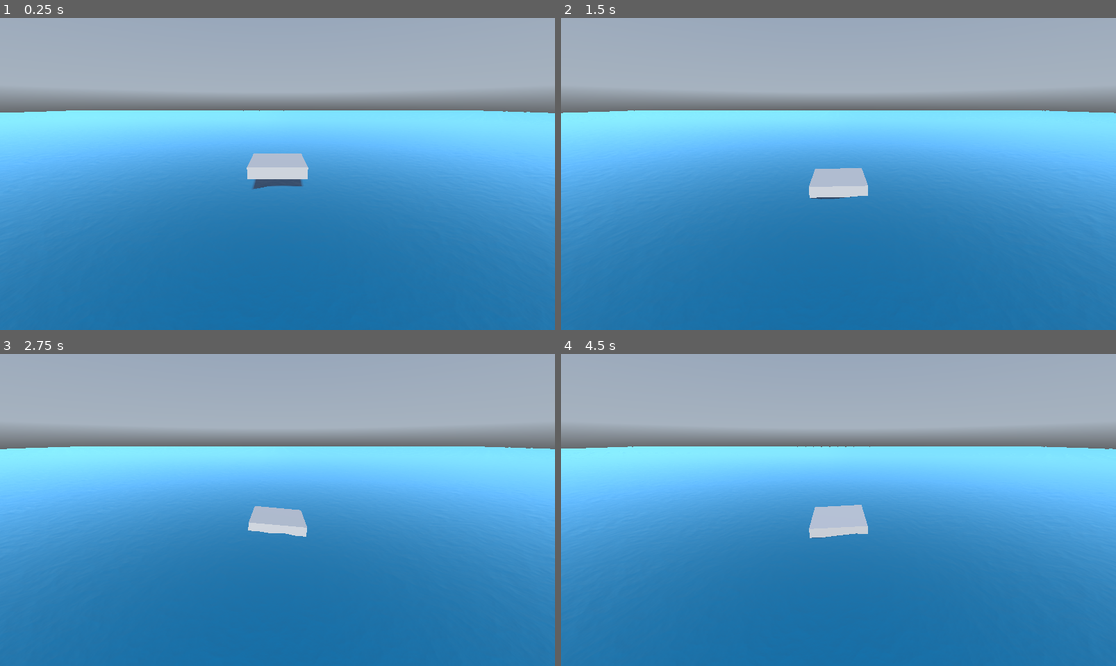
Above: before the commit, frames 1-4 (two rows, left to right).
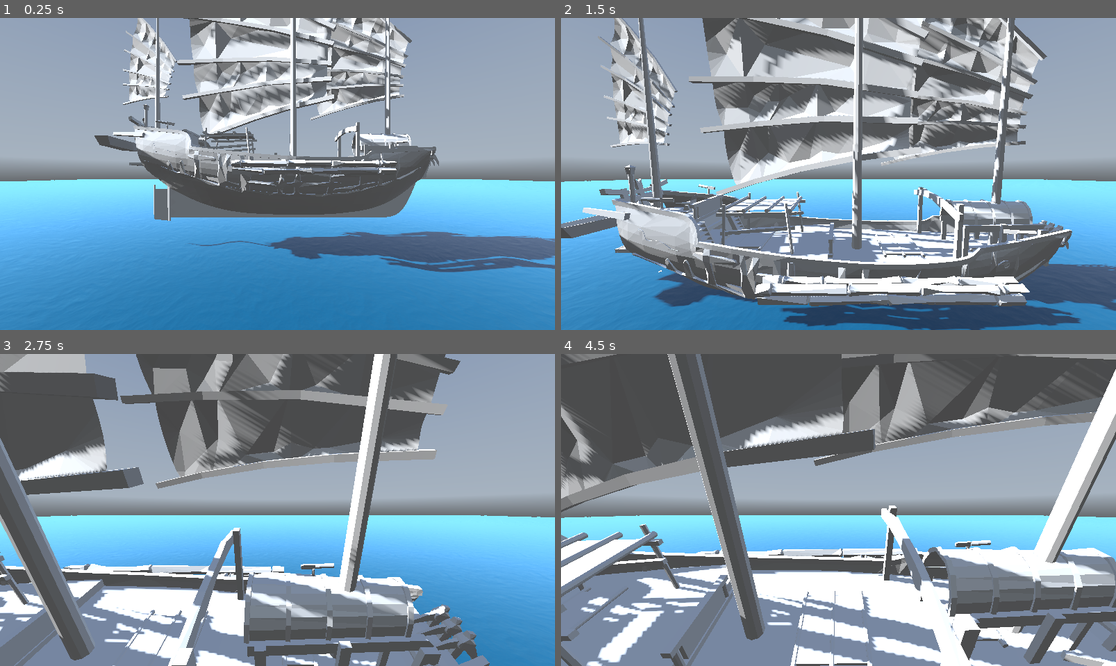
Above: after the commit, the same moments.

Repository: WCElijah/13DTG-GameDevelopment
Game: Godot game, scene res://scenes/main.tscn
Two runs of this game, one before a commit and one after it. Both use one fixed random seed, a clock stepped at 60 frames per second and the inputs below. A sky picture missing from this copy of the repository is replaced by a grey-blue gradient.
Inputs:
- Up to frame 1 (0.25 s): no input
- Up to frame 2 (1.5 s): tap Enter (ui_accept) at 0.5, 1.35 s; hold D (right, bound only after the commit) 0.53-1.28 s; hold Enter (ui_accept) 0.53-1.28 s; hold S (back, bound only after the commit) from 1.28 s (still down)
- Up to frame 3 (2.75 s): tap Enter (ui_accept) at 1.52, 1.82 s; release S (back, bound only after the commit) at 2.03 s; hold D (right, bound only after the commit) from 2.03 s (still down); hold Enter (ui_accept) from 2.03 s (still down)
- Up to frame 4 (4.5 s): release D (right, bound only after the commit) at 2.78 s; release Enter (ui_accept) at 2.78 s; hold W (forward, bound only after the commit) 2.78-3.53 s; tap Enter (ui_accept) at 2.85, 3.02, 3.32, 4.35 s; hold Enter (ui_accept) 3.53-4.28 s; hold A (left, bound only after the commit) from 3.53 s (still down)

The runs differ from the first frame. In frame 1, 66% of the frame differs, in the area x 0-100%, y 0-98%; in frame 2, 82%; in frame 3, 89%; in frame 4, 98%, in the area x 0-100%, y 0-100%.

Commit message:
migration to a characterbody3d

Diff:
--- a/Scripts/cube.gd
+++ b/Scripts/cube.gd
@@ -9,6 +9,9 @@
 @onready var probes = $ProbeContainer.get_children()
 var submerged := false
 
+@export var move_speed: float = 20.0
+@export var max_velocity: float = 10.0
+
 
 func _physics_process(delta: float) -> void:
 	submerged = false
@@ -18,8 +21,33 @@
 			submerged = true
 			apply_force(Vector3.UP * float_force * gravity * depth, probe.global_position - global_position)
 
+	# We create a local variable to store the input direction.
+
 
 func _integrate_forces(state: PhysicsDirectBodyState3D) -> void:
 	if submerged:
 		state.linear_velocity *= 1 - water_drag
 		state.angular_velocity *= 1 - water_angular_drag
+
+	# 1. Get input direction from the keyboard/controller
+	var input_dir := Input.get_vector("left", "right", "forward", "back")
+
+	# 2. Convert input to a 3D movement vector (X and Z axis)
+	var direction := Vector3(input_dir.x, 0, input_dir.y).normalized()
+
+	# 3. Calculate target force vector
+	var target_force := direction * move_speed
+
+	# 4. Apply the central force to move the body
+	apply_central_force(target_force)
+
+	# 5. Clamp velocity so the physics body doesn't accelerate infinitely
+	limit_horizontal_velocity()
+
+func limit_horizontal_velocity() -> void:
+	var horizontal_vel := Vector3(linear_velocity.x, 0, linear_velocity.z)
+
+	if horizontal_vel.length() > max_velocity:
+		horizontal_vel = horizontal_vel.normalized() * max_velocity
+		# Reassign velocity while maintaining any falling/jumping Y velocity
+		linear_velocity = Vector3(horizontal_vel.x, linear_velocity.y, horizontal_vel.z)
--- /dev/null
+++ b/Scripts/main.gd
@@ -0,0 +1,20 @@
+extends Node3D
+
+var cameras: Array
+
+func _ready() -> void:
+	cameras = get_tree().get_nodes_in_group("cameras")
+	cameras[0].current = true
+
+
+func _input(event: InputEvent) -> void:
+	if event.is_action_pressed("ui_accept"):
+		print('pressed')
+		print(cameras)
+		for i in range(len(cameras)):
+			if cameras[i].current == true:
+				cameras[i].current == false
+				if i  == len(cameras) - 1:
+					cameras[-1].current == true
+				else:
+					cameras[i+1].current == true
--- /dev/null
+++ b/Scripts/model_ship.gd
@@ -0,0 +1,68 @@
+extends CharacterBody3D
+
+
+const SPEED = 5.0
+const JUMP_VELOCITY = 4.5
+
+@export var float_force := 1.0
+@export var water_drag := 0.05
+@export var water_angular_drag := 0.05
+@export var buoyancy_damping := 8.0
+
+@onready var gravity: float = ProjectSettings.get_setting("physics/3d/default_gravity")
+@onready var water = self.get_parent().get_child(0)
+
+@onready var probes = $ProbeContainer.get_children()
+
+var submerged := false
+
+func _physics_process(delta: float) -> void:
+	submerged = false
+	var buoyancy := 0.0
+	var normal := Vector3.ZERO
+
+	for probe in probes:
+		var water_height = water.get_height(probe.global_position)
+		var depth = water_height - probe.global_position.y
+
+		if depth > 0.0:
+			submerged = true
+
+			# upward force
+			buoyancy += depth * float_force
+
+			# used for tilt approximation
+			normal += Vector3.UP
+
+	if submerged:
+		velocity.y += (buoyancy - velocity.y * buoyancy_damping) * delta
+
+		# drag in water
+		velocity.x *= 1.0 - water_drag * delta
+		velocity.z *= 1.0 - water_drag * delta
+
+		# extra damping for smooth floating
+		velocity.y *= 1.0 - water_drag * 0.5 * delta
+	else:
+		# gravity when NOT in water
+		if not is_on_floor():
+			velocity.y -= gravity * delta
+
+
+	# Get the input direction and handle the movement/deceleration.
+	# As good practice, you should replace UI actions with custom gameplay actions.
+	var input_dir := Input.get_vector("left", "right", "forward", "back")
+	var direction := (transform.basis * Vector3(input_dir.x, 0, input_dir.y)).normalized()
+	if direction:
+		velocity.x = direction.x * SPEED
+		velocity.z = direction.z * SPEED
+	else:
+		velocity.x = move_toward(velocity.x, 0, SPEED)
+		velocity.z = move_toward(velocity.z, 0, SPEED)
+
+	if submerged:
+		# slowly level the body when in water
+		rotation.x = lerp_angle(rotation.x, 0.0, 2.0 * delta)
+		rotation.z = lerp_angle(rotation.z, 0.0, 2.0 * delta)
+
+	move_and_slide()
--- a/project.godot
+++ b/project.godot
@@ -15,6 +15,37 @@
 config/features=PackedStringArray("4.6", "Forward Plus")
 config/icon="res://icon.svg"
 
+[global_group]
+
+cameras=""
+
+[input]
+
+forward={
+"deadzone": 0.2,
+"events": [Object(InputEventKey,"resource_local_to_scene":false,"resource_name":"","device":-1,"window_id":0,"alt_pressed":false,"shift_pressed":false,"ctrl_pressed":false,"meta_pressed":false,"pressed":false,"keycode":0,"physical_keycode":87,"key_label":0,"unicode":119,"location":0,"echo":false,"script":null)
+, Object(InputEventKey,"resource_local_to_scene":false,"resource_name":"","device":-1,"window_id":0,"alt_pressed":false,"shift_pressed":false,"ctrl_pressed":false,"meta_pressed":false,"pressed":false,"keycode":0,"physical_keycode":4194320,"key_label":0,"unicode":0,"location":0,"echo":false,"script":null)
+]
+}
+back={
+"deadzone": 0.2,
+"events": [Object(InputEventKey,"resource_local_to_scene":false,"resource_name":"","device":-1,"window_id":0,"alt_pressed":false,"shift_pressed":false,"ctrl_pressed":false,"meta_pressed":false,"pressed":false,"keycode":0,"physical_keycode":83,"key_label":0,"unicode":115,"location":0,"echo":false,"script":null)
+, Object(InputEventKey,"resource_local_to_scene":false,"resource_name":"","device":-1,"window_id":0,"alt_pressed":false,"shift_pressed":false,"ctrl_pressed":false,"meta_pressed":false,"pressed":false,"keycode":0,"physical_keycode":4194322,"key_label":0,"unicode":0,"location":0,"echo":false,"script":null)
+]
+}
+left={
+"deadzone": 0.2,
+"events": [Object(InputEventKey,"resource_local_to_scene":false,"resource_name":"","device":-1,"window_id":0,"alt_pressed":false,"shift_pressed":false,"ctrl_pressed":false,"meta_pressed":false,"pressed":false,"keycode":0,"physical_keycode":65,"key_label":0,"unicode":97,"location":0,"echo":false,"script":null)
+, Object(InputEventKey,"resource_local_to_scene":false,"resource_name":"","device":-1,"window_id":0,"alt_pressed":false,"shift_pressed":false,"ctrl_pressed":false,"meta_pressed":false,"pressed":false,"keycode":0,"physical_keycode":4194319,"key_label":0,"unicode":0,"location":0,"echo":false,"script":null)
+]
+}
+right={
+"deadzone": 0.2,
+"events": [Object(InputEventKey,"resource_local_to_scene":false,"resource_name":"","device":-1,"window_id":0,"alt_pressed":false,"shift_pressed":false,"ctrl_pressed":false,"meta_pressed":false,"pressed":false,"keycode":0,"physical_keycode":68,"key_label":0,"unicode":100,"location":0,"echo":false,"script":null)
+, Object(InputEventKey,"resource_local_to_scene":false,"resource_name":"","device":-1,"window_id":0,"alt_pressed":false,"shift_pressed":false,"ctrl_pressed":false,"meta_pressed":false,"pressed":false,"keycode":0,"physical_keycode":4194321,"key_label":0,"unicode":0,"location":0,"echo":false,"script":null)
+]
+}
+
 [physics]
 
 3d/physics_engine="Jolt Physics"
--- /dev/null
+++ b/scenes/Ships/model_ship.tscn
@@ -0,0 +1,30 @@
+[gd_scene format=3 uid="uid://dlty6fmo32uli"]
+
+[ext_resource type="PackedScene" uid="uid://1nuuyhqh6od0" path="res://Assets/Blender Models/ModelTestShip.glb" id="1_gs28v"]
+[ext_resource type="Script" uid="uid://stkqiitd8ic6" path="res://Scripts/model_ship.gd" id="1_jskdb"]
+
+[sub_resource type="BoxShape3D" id="BoxShape3D_jskdb"]
+size = Vector3(20, 27.24878, 10)
+
+[node name="ModelShip" type="CharacterBody3D" unique_id=1583525222]
+script = ExtResource("1_jskdb")
+
+[node name="ModelTestShip" parent="." unique_id=1024580313 instance=ExtResource("1_gs28v")]
+
+[node name="CollisionShape3D" type="CollisionShape3D" parent="." unique_id=1230905541]
+transform = Transform3D(1, 0, 0, 0, 1, 0, 0, 0, 1, 0, 11.318237, 0)
+shape = SubResource("BoxShape3D_jskdb")
+
+[node name="ProbeContainer" type="Node3D" parent="." unique_id=1290237864]
+
+[node name="Marker3D" type="Marker3D" parent="ProbeContainer" unique_id=2090442094]
+transform = Transform3D(1, 0, 0, 0, 1, 0, 0, 0, 1, 9.180489, -0.5, 0.6025574)
+
+[node name="Marker3D2" type="Marker3D" parent="ProbeContainer" unique_id=787366163]
+transform = Transform3D(1, 0, 0, 0, 1, 0, 0, 0, 1, 9.18, -0.5, -0.89056355)
+
+[node name="Marker3D3" type="Marker3D" parent="ProbeContainer" unique_id=863571275]
+transform = Transform3D(1, 0, 0, 0, 1, 0, 0, 0, 1, -9.618289, -0.5, -0.41488934)
+
+[node name="Marker3D4" type="Marker3D" parent="ProbeContainer" unique_id=525995685]
+transform = Transform3D(1, 0, 0, 0, 1, 0, 0, 0, 1, -9.618289, -0.5, 0.35153103)
--- /dev/null
+++ b/scenes/Ships/originalTestShip.tscn
@@ -0,0 +1,37 @@
+[gd_scene format=3 uid="uid://bb0tv78eyi2ek"]
+
+[ext_resource type="Script" uid="uid://boycrmm5dnn30" path="res://Scripts/cube.gd" id="1_7pk0i"]
+[ext_resource type="PackedScene" uid="uid://1nuuyhqh6od0" path="res://Assets/Blender Models/ModelTestShip.glb" id="2_cnapg"]
+
+[sub_resource type="BoxMesh" id="BoxMesh_o5qli"]
+size = Vector3(5, 1, 5)
+
+[sub_resource type="BoxShape3D" id="BoxShape3D_0wfyh"]
+size = Vector3(5, 1, 5)
+
+[node name="Cube" type="RigidBody3D" unique_id=232953914]
+transform = Transform3D(-4.371139e-08, 0, 1, 0, 1, 0, -1, 0, -4.371139e-08, 0, 0, 0)
+script = ExtResource("1_7pk0i")
+
+[node name="MeshInstance3D" type="MeshInstance3D" parent="." unique_id=1554663075]
+visible = false
+mesh = SubResource("BoxMesh_o5qli")
+
+[node name="CollisionShape3D" type="CollisionShape3D" parent="." unique_id=1178788028]
+shape = SubResource("BoxShape3D_0wfyh")
+
+[node name="ProbeContainer" type="Node3D" parent="." unique_id=942861942]
+
+[node name="Marker3D" type="Marker3D" parent="ProbeContainer" unique_id=1400017060]
+transform = Transform3D(1, 0, 0, 0, 1, 0, 0, 0, 1, 9.180489, -0.5, 0.6025574)
+
+[node name="Marker3D2" type="Marker3D" parent="ProbeContainer" unique_id=587758844]
+transform = Transform3D(1, 0, 0, 0, 1, 0, 0, 0, 1, 9.18, -0.5, -0.89056355)
+
+[node name="Marker3D3" type="Marker3D" parent="ProbeContainer" unique_id=194897697]
+transform = Transform3D(1, 0, 0, 0, 1, 0, 0, 0, 1, -9.618289, -0.5, -0.41488934)
+
+[node name="Marker3D4" type="Marker3D" parent="ProbeContainer" unique_id=945902085]
+transform = Transform3D(1, 0, 0, 0, 1, 0, 0, 0, 1, -9.618289, -0.5, 0.35153103)
+
+[node name="ModelTestShip" parent="." unique_id=1024580313 instance=ExtResource("2_cnapg")]
--- a/scenes/main.tscn
+++ b/scenes/main.tscn
@@ -1,12 +1,13 @@
 [gd_scene format=3 uid="uid://c5je5ft2lbwi5"]
 
 [ext_resource type="Shader" uid="uid://clppbgcnsd18h" path="res://Assets/Shaders/water.gdshader" id="1_8gbba"]
+[ext_resource type="Script" uid="uid://cvjxl37fgbat6" path="res://Scripts/main.gd" id="1_tipki"]
 [ext_resource type="Texture2D" uid="uid://dowl0gdhb7w7g" path="res://Assets/Shaders/YtNormalA.tres" id="2_tefeu"]
 [ext_resource type="Script" uid="uid://cm5aq02kesg4k" path="res://Scripts/water.gd" id="3_jjvhh"]
-[ext_resource type="Script" uid="uid://boycrmm5dnn30" path="res://Scripts/cube.gd" id="3_kry3j"]
 [ext_resource type="Texture2D" uid="uid://ddtthle642acf" path="res://Assets/Shaders/YtNormalB.tres" id="3_o6xl0"]
 [ext_resource type="Texture2D" uid="uid://di74gmtu0dp75" path="res://Assets/Shaders/yt_wave_bouyancy.tres" id="4_tipki"]
 [ext_resource type="Texture2D" uid="uid://bri08lg01bho3" path="res://Assets/Paranoma/kloppenheim_06_puresky_4k.exr" id="7_o6xl0"]
+[ext_resource type="PackedScene" uid="uid://bb0tv78eyi2ek" path="res://scenes/Ships/originalTestShip.tscn" id="7_tipki"]
 
 [sub_resource type="ShaderMaterial" id="ShaderMaterial_0wfyh"]
 render_priority = 0
@@ -24,10 +25,10 @@
 shader_parameter/wave_direction = Vector2(2, 0)
 shader_parameter/wave_2_direction = Vector2(0, 1)
 shader_parameter/time_scale = 0.025
-shader_parameter/wave_speed = 0.2
+shader_parameter/wave_speed = 1.0
 shader_parameter/noise_scale = 10.0
 shader_parameter/height_scale = 1.0
-shader_parameter/beers_law = 0.089
+shader_parameter/beers_law = 2.0
 shader_parameter/depth_offset = -0.75
 shader_parameter/edge_scale = 0.1
 shader_parameter/near = 0.5
@@ -40,12 +41,6 @@
 subdivide_width = 500
 subdivide_depth = 500
 
-[sub_resource type="BoxMesh" id="BoxMesh_o5qli"]
-size = Vector3(5, 1, 5)
-
-[sub_resource type="BoxShape3D" id="BoxShape3D_0wfyh"]
-size = Vector3(5, 1, 5)
-
 [sub_resource type="PanoramaSkyMaterial" id="PanoramaSkyMaterial_tipki"]
 panorama = ExtResource("7_o6xl0")
 
@@ -57,37 +52,12 @@
 sky = SubResource("Sky_85g3d")
 
 [node name="Main" type="Node3D" unique_id=1606295164]
+script = ExtResource("1_tipki")
 
 [node name="Water" type="MeshInstance3D" parent="." unique_id=2535595]
+transform = Transform3D(1, 0, 0, 0, 1, 0, 0, 0, 1, 0.012958527, 0.13973618, -0.17112303)
 mesh = SubResource("PlaneMesh_sugp2")
 script = ExtResource("3_jjvhh")
-
-[node name="Cube" type="RigidBody3D" parent="." unique_id=433229527]
-transform = Transform3D(1, 0, 0, 0, 1, 0, 0, 0, 1, 0, 2.9056568, 0)
-script = ExtResource("3_kry3j")
-
-[node name="MeshInstance3D" type="MeshInstance3D" parent="Cube" unique_id=2114723493]
-mesh = SubResource("BoxMesh_o5qli")
-
-[node name="CollisionShape3D" type="CollisionShape3D" parent="Cube" unique_id=246594490]
-shape = SubResource("BoxShape3D_0wfyh")
-
-[node name="ProbeContainer" type="Node3D" parent="Cube" unique_id=2111336235]
-
-[node name="Marker3D" type="Marker3D" parent="Cube/ProbeContainer" unique_id=1716134236]
-transform = Transform3D(1, 0, 0, 0, 1, 0, 0, 0, 1, 2.5, -0.5, 2.5)
-
-[node name="Marker3D2" type="Marker3D" parent="Cube/ProbeContainer" unique_id=82371163]
-transform = Transform3D(1, 0, 0, 0, 1, 0, 0, 0, 1, 2.5, -0.5, -2.5)
-
-[node name="Marker3D3" type="Marker3D" parent="Cube/ProbeContainer" unique_id=2003476222]
-transform = Transform3D(1, 0, 0, 0, 1, 0, 0, 0, 1, -2.5, -0.5, -2.5)
-
-[node name="Marker3D4" type="Marker3D" parent="Cube/ProbeContainer" unique_id=1394525954]
-transform = Transform3D(1, 0, 0, 0, 1, 0, 0, 0, 1, -2.5, -0.5, 2.5)
-
-[node name="Camera3D" type="Camera3D" parent="." unique_id=103273347]
-transform = Transform3D(1, 0, 0, 0, 0.94579667, 0.32475942, 0, -0.32475942, 0.94579667, 0, 8.014313, 18.344847)
 
 [node name="DirectionalLight3D" type="DirectionalLight3D" parent="." unique_id=1260809518]
 transform = Transform3D(1, 0, 0, 0, 0.873509, 0.48680806, 0, -0.48680806, 0.873509, 0, 0, 0)
@@ -95,3 +65,9 @@
 
 [node name="WorldEnvironment" type="WorldEnvironment" parent="." unique_id=691040596]
 environment = SubResource("Environment_choun")
+
+[node name="Camera3D" type="Camera3D" parent="." unique_id=362630676 groups=["cameras"]]
+transform = Transform3D(-4.371139e-08, 0, 1, 0, 1, 0, -1, 0, -4.371139e-08, 19.844938, 7.5145426, 1.5699139)
+
+[node name="Cube" parent="." unique_id=232953914 instance=ExtResource("7_tipki")]
+transform = Transform3D(-4.371139e-08, 0, 1, 0, 1, 0, -1, 0, -4.371139e-08, 0, 6.18202, 0)
Binary file added: Assets/Blender Models/ModelTestShip.glb
Not shown, added: Assets/Blender Models/ModelTestShip.glb.import
Not shown, added: Scripts/main.gd.uid
Not shown, added: Scripts/model_ship.gd.uid
